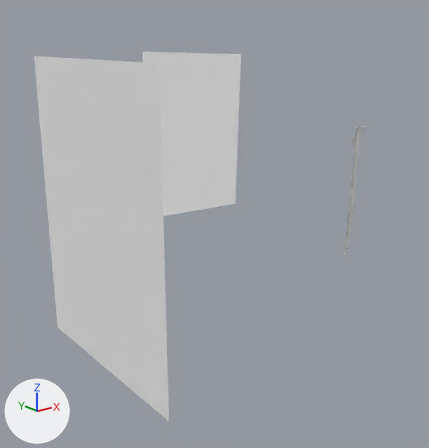
One commit to the OBJ model model/873455.obj: the scene before it, then after it.
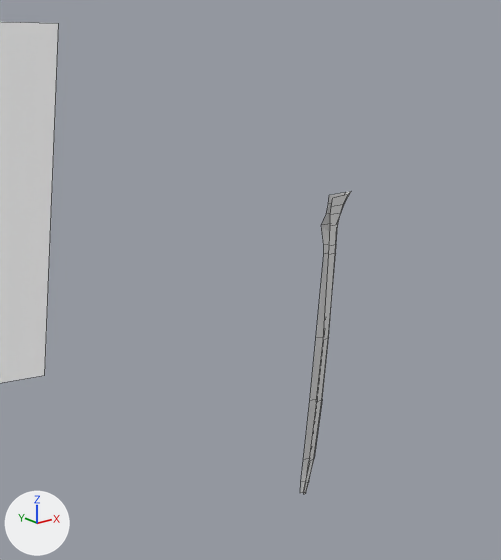
There are two pictures of each version: one whole from a camera (50 mm lens) standing at (-453.0, -352.0, 219.0) and looking at (-108.0, 79.0, 47.0), one close up on the part from 50% to 100% of the width and 10% to 63% of the height. Lighting does not change. The marker at lower left points along +X, +Y and +Z. The close-ups show mesh edges as thin lines. Where no turn or scale is listed for an object, it has been applied to the vertices.
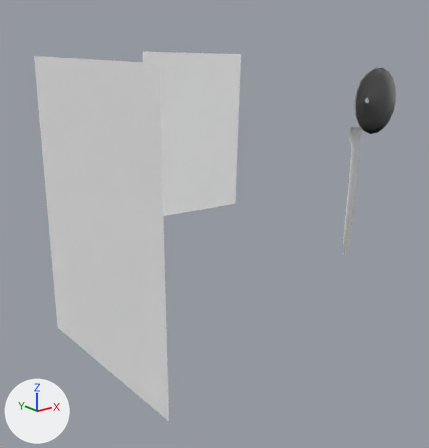
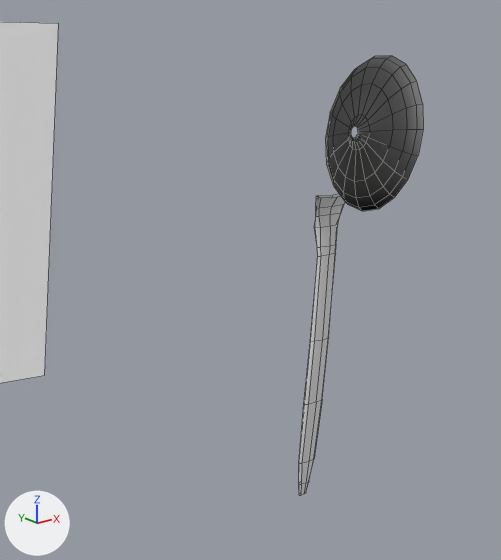
What differs and where, as boxes [x1, y1, x2, y2] in the close-ups (501 x 560 px):
'Cylinder002', added: after [325, 55, 423, 211]
'Cylinder001', reshaped: before [300, 191, 351, 494]; after [299, 194, 345, 495]
part 1 of me_cylinder001, built on: before [301, 191, 351, 483]; after [299, 194, 345, 495]

The change in detail:
Material 'wire_028089177' (mat_wire_028089177) is new.
Its base color is (0.8, 0.8, 0.8) (white #e7e7e7).
Its roughness is 1.0.
me_cylinder001 is used by ob_cylinder001; location (0.0, 0.0, 0.0).
me_cylinder001 had 55 vertices, 40 faces and spanned x -0.2..12.3, y 0.0..6.3, z 12.1..140.0.
me_cylinder001 now has 88 vertices, 80 faces and spans x -12.3..12.3, y -1.9..6.3, z 12.1..140.6.
Part 1, on me_cylinder001:
18 vertices are removed from x -0.2..0.2, y 0.0..5.8, z 27.3..139.4.
18 faces are deleted.
3 vertices move from x 9.7..12.3, y 0.3..1.6, z 139.0..140.0 to x 9.7..12.3, y -1.7..-0.5, z 139.6..140.6.
51 vertices are added at x -12.3..0.0, y -1.9..5.8, z 12.1..140.6.
58 new faces join them.
Mesh me_cylinder002 is new.
It has 108 vertices, 90 faces and spans x -31.9..26.4, y -20.4..-9.8, z 136.5..193.9.
It uses material mat_wire_028089177 (white #e7e7e7).
Object 'Cylinder002' (ob_cylinder002) is new; it shows me_cylinder002.
Its location is (0.0, 0.0, 0.0).
